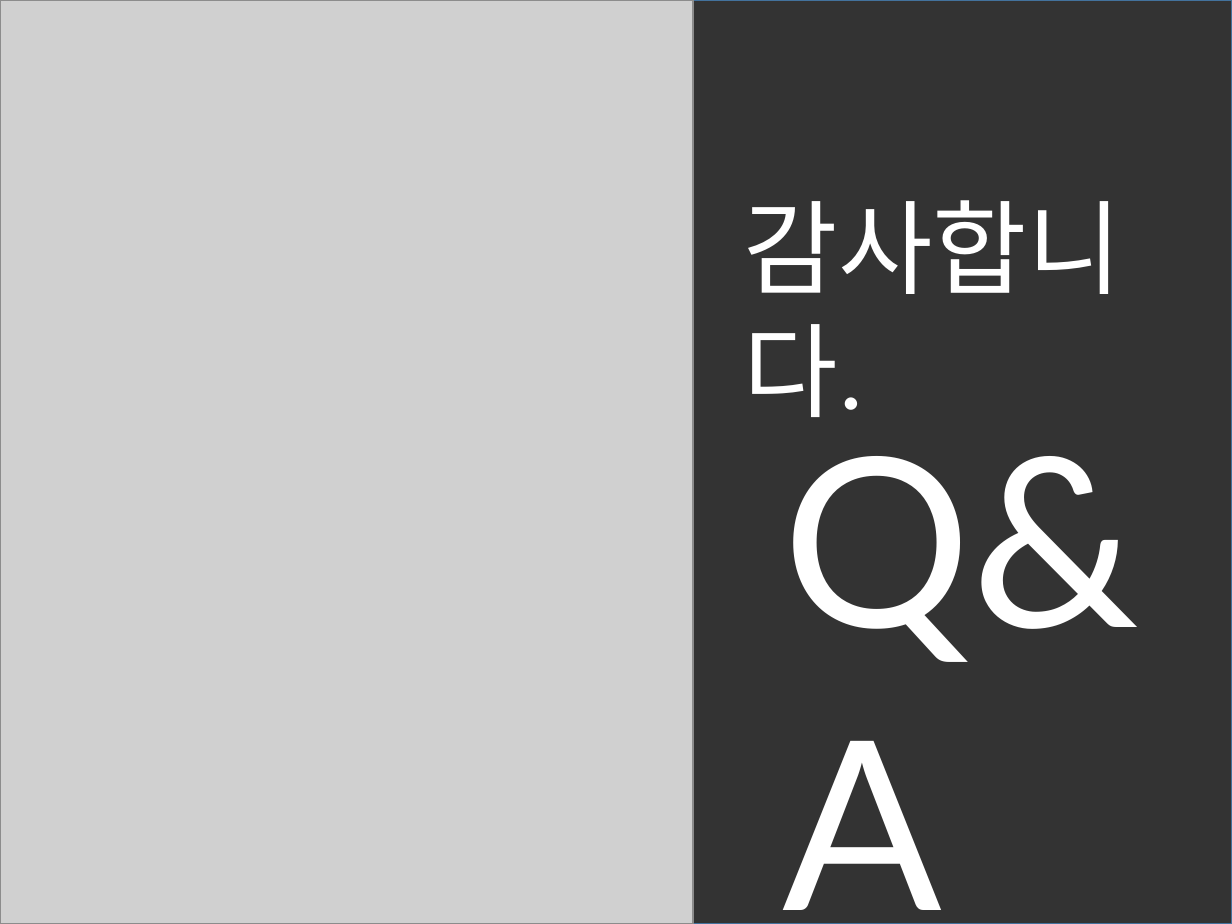
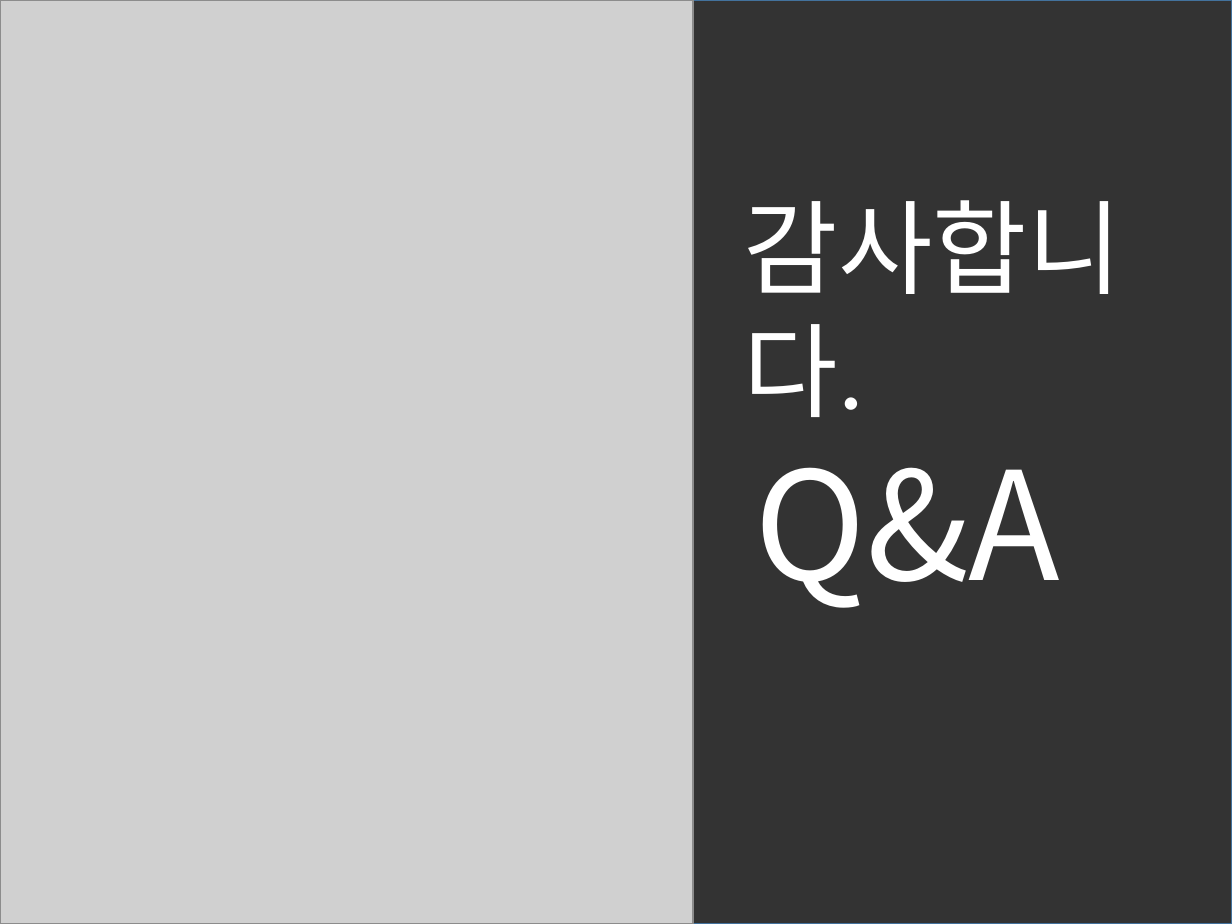
Before and after one commit to CoJang/Inha_Study, a slide deck: slide 8 of CrazyArcade/기획.pptx. Drawn at 1232x924 pixels with LibreOffice and Linux fonts; fonts in the diff are those of the drawing; grey boxes stand for pictures. Boxes give left, top, right and bottom in pixels: in the first picture for what was removed or moved away, otherwise in the second. Text is boxed around its words. In the diff, an @@ line names an element or a change of style, - is before the commit and + after.

```diff
--- a/CrazyArcade/기획.pptx
+++ b/CrazyArcade/기획.pptx
@@ text "Q&A": place and size @@
-text "Q&A" at [782,456,1139,924]
+text "Q&A" at [754,467,1060,608]
@@ text "Q&A" at [754,467,1060,608]: size 138 to 88 pt, font Lato to Noto Sans CJK KR @@
```
Also in this commit, not shown: 4 other slides changed, 4 other files.
